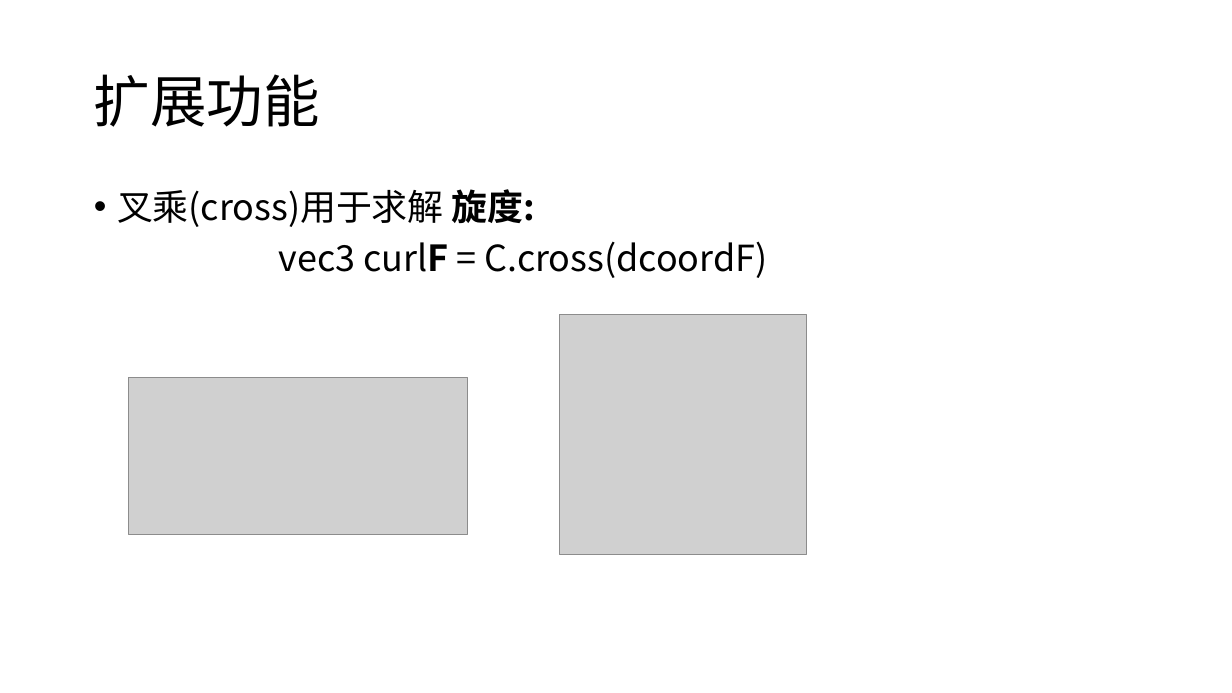
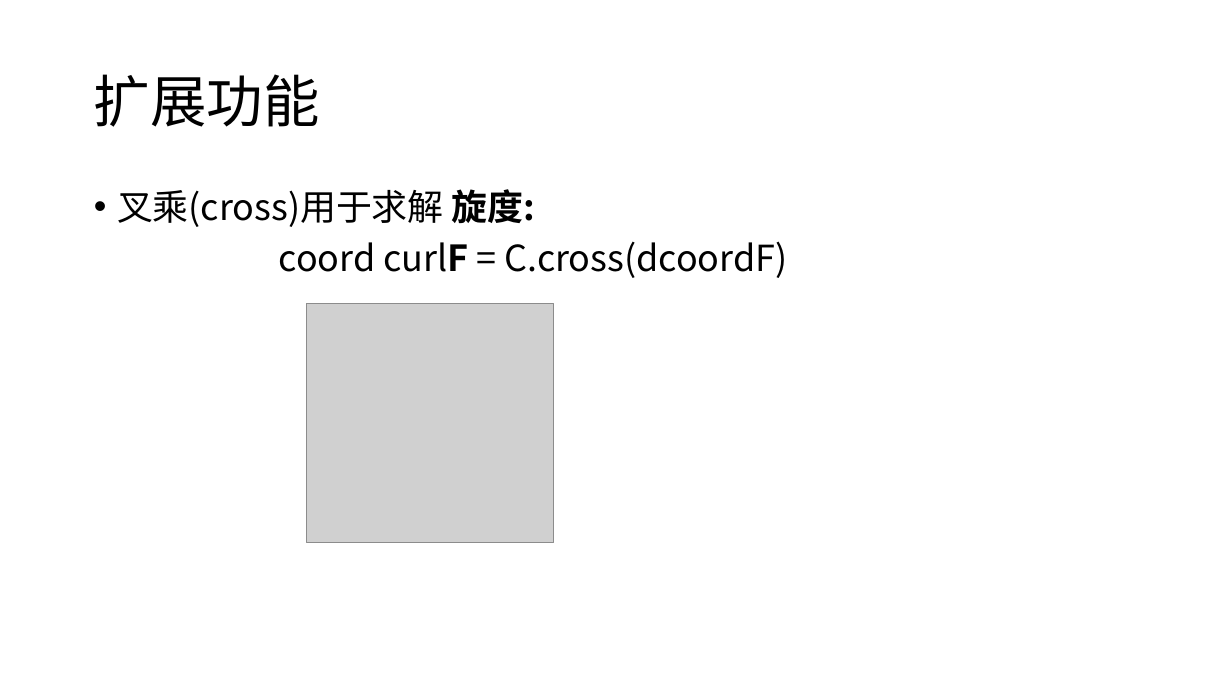
Before and after one commit to panguojun/Coordinate-System, a slide deck: slide 25 of 坐标系.pptx. Drawn at 1232x693 pixels with LibreOffice and Linux fonts; fonts in the diff are those of the drawing; grey boxes stand for pictures. Boxes give left, top, right and bottom in pixels: in the first picture for what was removed or moved away, otherwise in the second. Text is boxed around its words. In the diff, an @@ line names an element or a change of style, - is before the commit and + after.

```diff
--- a/坐标系.pptx
+++ b/坐标系.pptx
@@ text at bbox=[279, 241, 788, 278]: text changed @@
-vec3 curlF = C.cross(dcoordF)
+coord curlF = C.cross(dcoordF)
@@ picture: place and size @@
-picture at bbox=[559, 315, 806, 555]
+picture at bbox=[307, 303, 554, 543]
@@ picture removed at bbox=[128, 377, 468, 534] @@
```
Also in this commit, not shown: 1 slide added, 1 other file.
